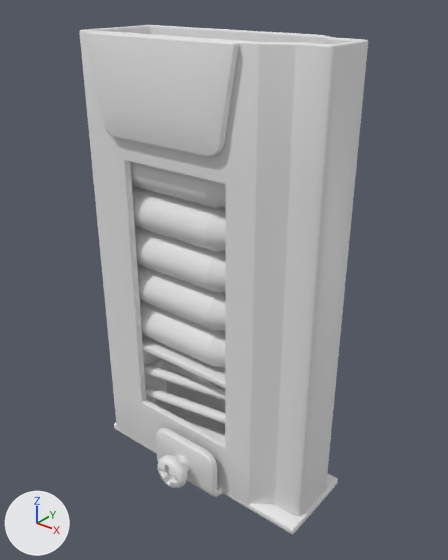
Two versions of the FBX model Modular Weapon System/Assets/Models/magazine_01.fbx, one commit apart.
Both versions are drawn from a 50 mm lens placed at (-3.375, -0.222, 2.915), pointed at (-3.68, 0.16, 2.679). The lights are fixed; the arrows at lower left show +X, +Y and +Z.
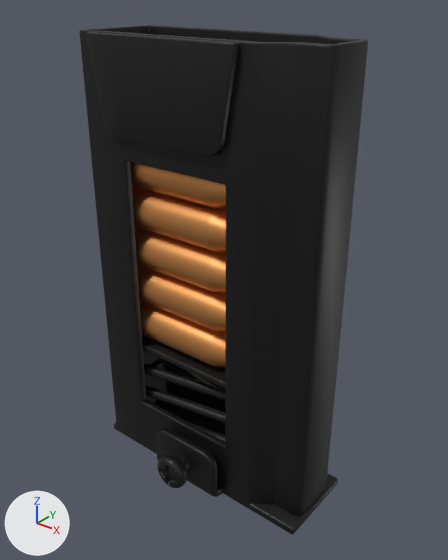
Where the change shows, as pixel boxes [x1, y1, x2, y2] in the pictures (448 x 560 px):
part 1 of me_cube_088, recoloured (white to black)
    both: [103, 278, 341, 535]
part 2 of me_cube_088, recoloured (white to black)
    both: [80, 25, 368, 250]
part 3 of me_cube_088, recoloured (white to black)
    both: [226, 234, 350, 348]
part 4 of me_cube_088, recoloured (white to black)
    both: [95, 195, 139, 290]
part 5 of me_cube_088, recoloured
    both: [130, 162, 226, 367]

The change, as a diff of the scene's bpy script:
```diff
--- a/Modular Weapon System/Assets/Models/magazine_01.fbx.py
+++ b/Modular Weapon System/Assets/Models/magazine_01.fbx.py
@@ mat_bullet @@
+mat_bullet = principled_material('Bullet')
+mat_bullet.base_color = (0.8, 0.36, 0.12)  # orange #e7a261
+mat_bullet.metallic = 1.0
+mat_bullet.roughness = 0.381
@@ mat_magazine @@
+mat_magazine = principled_material('Magazine')
+mat_magazine.base_color = (0.0272, 0.0272, 0.0272)  # black #2e2e2e
+mat_magazine.metallic = 0.741
+mat_magazine.roughness = 0.456
@@ me_cube_088 @@
 me_cube_088.from_pydata(...)  # 34654 vertices, 34524 faces; spans x -0.112..0.116, y -0.075..0.075, z -0.396..0.001
 # used by ob_cube_083; location = (-3.6863, 0.1577, 2.878)
+# me_cube_088 part 1: 13772 of the faces centred in x -0.112..0.116, y -0.075..0.075, z -0.396..-0.258 switch from mat_checker_barrel (white #e7e7e7) to mat_magazine (black #2e2e2e)
+# me_cube_088 part 2: 4292 of the faces centred in x -0.107..0.114, y -0.046..0.046, z -0.116..0.001 switch from mat_checker_barrel (white #e7e7e7) to mat_magazine (black #2e2e2e)
+# me_cube_088 part 3: 94 of the faces centred in x 0.041..0.114, y -0.04..0.04, z -0.175 switch from mat_checker_barrel (white #e7e7e7) to mat_magazine (black #2e2e2e)
+# me_cube_088 part 4: 46 of the faces centred in x -0.107..-0.064, y -0.04..0.04, z -0.175 switch from mat_checker_barrel (white #e7e7e7) to mat_magazine (black #2e2e2e)
+# me_cube_088 part 5: 16320 of the faces centred in x -0.098..0.107, y -0.032..0.036, z -0.275..-0.067 switch from mat_checker_barrel (white #e7e7e7) to mat_bullet (orange #e7a261)
```
